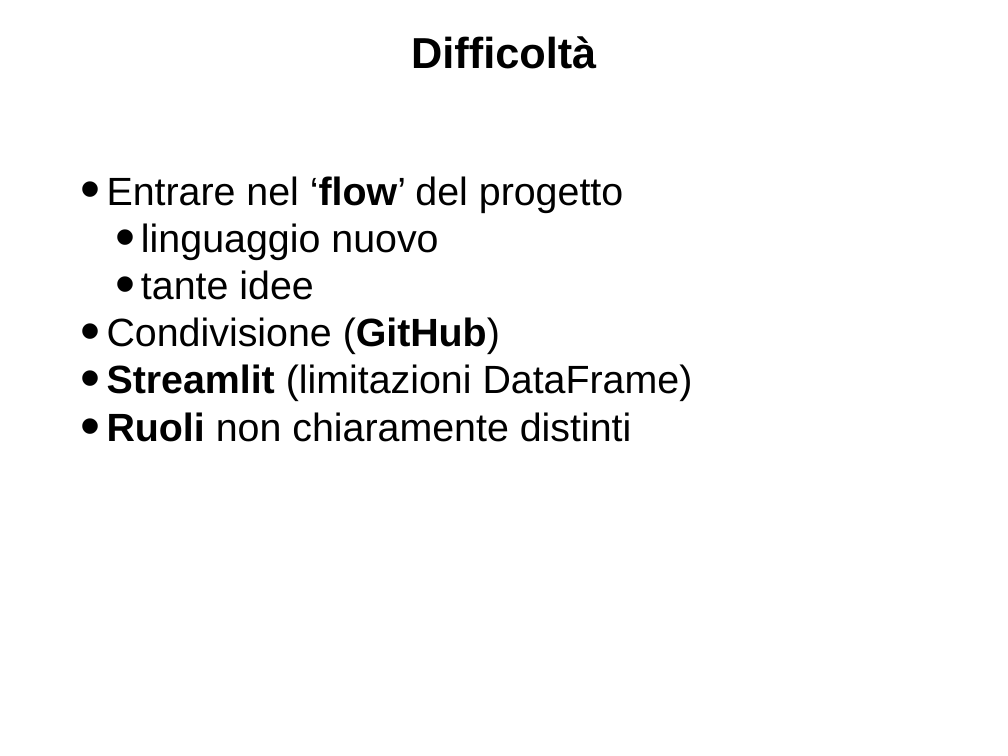
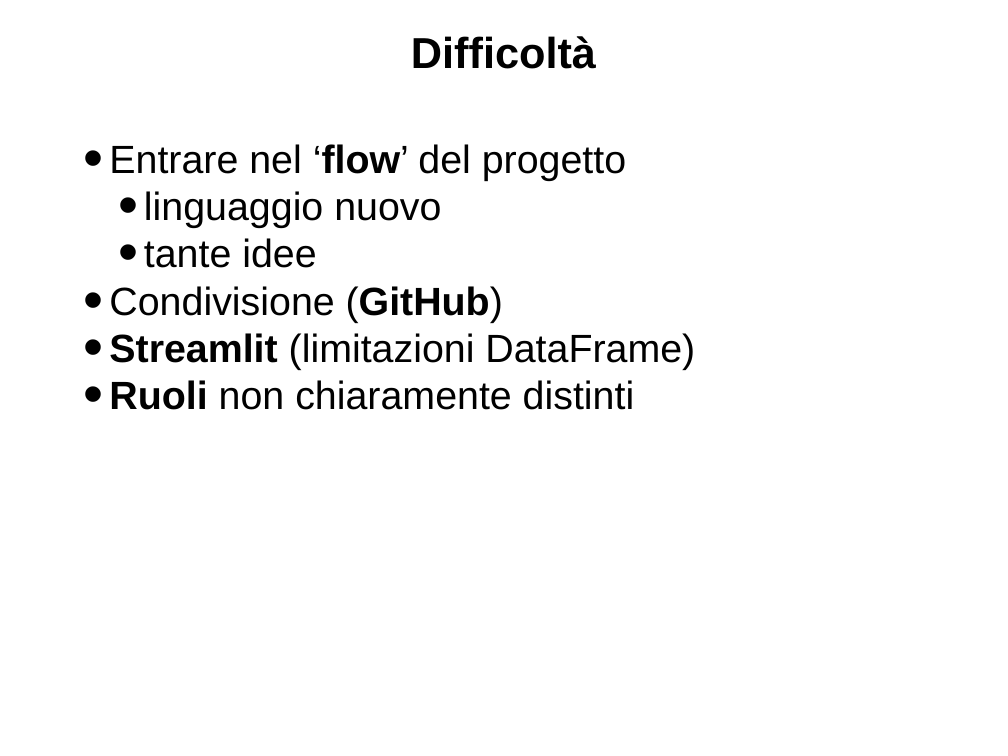
Before and after one commit to cgiaccar/Whatsapp2.0, a slide deck: slide 11 of PowerPointWha2.0.pptx. Drawn at 1008x756 pixels with LibreOffice and Linux fonts; fonts in the diff are those of the drawing. Boxes give left, top, right and bottom in pixels: in the first picture for what was removed or moved away, otherwise in the second. Text is boxed around its words. In the diff, an @@ line names an element or a change of style, - is before the commit and + after.

```diff
--- a/PowerPointWha2.0.pptx
+++ b/PowerPointWha2.0.pptx
@@ text "Entrare nel ‘flow’ del progetto": place and size @@
-text "Entrare nel ‘flow’ del progetto" at <box>107,176,693,442</box>
+text "Entrare nel ‘flow’ del progetto" at <box>109,144,695,410</box>
```
Also in this commit, not shown: 4 other slides changed, 2 other files.
